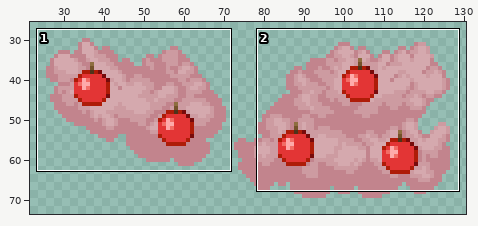
One commit to this sprite sheet: plants/trees/food/foliage/cherryMFM/branch3.png. Above, an overview of the earlier version with the close-up marked.
Close-up. Before:
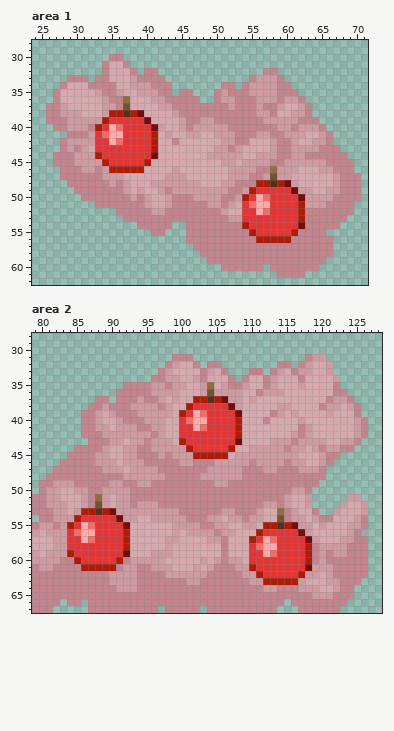
The file is 150x100 pixels. Shown: area 1: x 24..71, y 28..62; area 2: x 79..128, y 28..67. The wide view leaves out empty margins.
The same view after the edit:
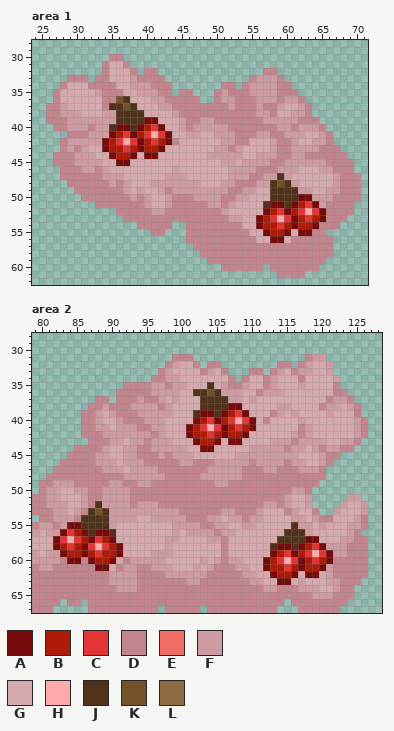
Palette (. is transparent): A #770b0b  B #ae1c08  C #e33535  D #c2848d  E #f26d66  F #cd9ba1  G #d5a9ae  H #feaaaa  J #50331a  K #74522a  L #8e6e40
What changed:
--- area 1
@@ x 24..71 @@
 34 ....DGGGDDDDGGFFFDDD.......DD.DFFFFDD...........
-35 ...DGGGGGFDDFGGFFFDD.DD...DFDDDFFFFDDD..........
-36 ...DGGGGGGFDDLGGGFFDDDDD..DFFDDDFFFDFFD.........
-37 ..DDFGGGGGFFDKGGGGFFDDDDDDDDFDDDFDDFGGFD........
-38 ..DDFFFGGGFBBJBAGGGGFDDDDDDDDDDDFFDGGFFD........
-39 ..DDDFFFFFBCCCCCAGGGGFDDFFDDDDDDDFFFFFDDD.......
-40 ...DDFFFDBCHECCCCAFGGFDFFFFFDDDDDDDFFDFFFD......
-41 .....DDDFCEHHCCCCBGFGGFFGGFFFDDDFFDDFFFGGFD.....
-42 ....DFFFFCCHECCCCBGGDGGGGGGFFDDGGGFDDFGGFFD.....
-43 ....DFDFGCCCCCCCCBGGGGGGGGFFDFGGGGFDDFFFFDDD....
-44 ...DDDFFFBCCCCCCCAGGGGGGGFFFFFGGFFFDDFFDDDDDD...
-45 ...DDDFFFFBCCCCCBGGGGGGGGGGFFGFFFFDDFFFFFFDDDD..
-46 ....DDDFFDFBBBBBGGGGFGGGGGGGFFFFDDLFFFGGGFFDDD..
-47 ....DDDDDDFFFGGGGGGFFFGGGGGGFFFDDFKFFGGGGGGFDDD.
-48 .....DDDDDDFDFGGGFFFFFFFGGGFFDDDBBJBAFGGGGGFDDD.
-49 ......DDDDDDDFGFGGFDFFFFFFFFDDFBCCCCCAFFGGFFDDD.
-50 .......DDDDDDDFDFGGFDDDFFFFDDFBCHECCCCAFFFFDDDD.
-51 .........DDDDDDDFGGFDDDDDFFDFGCEHHCCCCBFFFDDDD..
-52 ............DDDDDFFDDDDDDDDFGGCCHECCCCBDDDDDDD..
-53 .............DDDDDDDDDDDDDDDFFCCCCCCCCBDDDDDD...
-54 ...............DDDDD..DDDDDDDDBCCCCCCCADDDDD....
-55 .................DD...DDDDDDDDDBCCCCCBDDDD......
-56 ......................DDDDDDDDDDBBBBBDDDDDD.....
+35 ...DGGGGGFDDDGGFFFDD.DD...DFDDDFFFFDDD..........
+36 ...DGGGGGGDDKJGGGFFDDDDD..DFFDDDFFFDFFD.........
+37 ..DDFGGGGGDJJKJGGGFFDDDDDDDDFDDDFDDFGGFD........
+38 ..DDFFFGGGFFJJJJGGGGFDDDDDDDDDDDFFDGGFFD........
+39 ..DDDFFFFFFFJJJJAAGGGFDDFFDDDDDDDFFFFFDDD.......
+40 ...DDFFFDFFJAAJABCAGGFDFFFFFDDDDDDDFFDFFFD......
+41 .....DDDFFFABCABCHCAGGFFGGFFFDDDFFDDFFFGGFD.....
+42 ....DFFFFFABCHCABCBADGGGGGGFFDDGGGFDDFGGFFD.....
+43 ....DFDFGGABBCBABBAGGGGGGGFFDFGGGGFDDFFFFDDD....
+44 ...DDDFFFGGABBAGAAGGGGGGGFFFFFGGFFFDDFFDDDDDD...
+45 ...DDDFFFFGGAAGGGGGGGGGGGGGFFGFFFFDDFFFFFFDDDD..
+46 ....DDDFFDFGGGGGGGGGFGGGGGGGFFFFDDDFFFGGGFFDDD..
+47 ....DDDDDDFFFGGGGGGFFFGGGGGGFFFDDFFJFGGGGGGFDDD.
+48 .....DDDDDDFDFGGGFFFFFFFGGGFFDDDFFJKJFGGGGGFDDD.
+49 ......DDDDDDDFGFGGFDFFFFFFFFDDFFGGJJJJFFGGFFDDD.
+50 .......DDDDDDDFDFGGFDDDFFFFDDFFGGGJJJJAAFFFDDDD.
+51 .........DDDDDDDFGGFDDDDDFFDFGGGGJAAJABCAFDDDD..
+52 ............DDDDDFFDDDDDDDDFGGGGGABCABCHCADDDD..
+53 .............DDDDDDDDDDDDDDDFFGGABCHCABCBADDD...
+54 ...............DDDDD..DDDDDDDDGGABBCBABBADDD....
+55 .................DD...DDDDDDDDDGGABBAGAADD......
+56 ......................DDDDDDDDDDGGAAGDDDDDD.....
 57 .......................DDDDDDDDDDDDDDDDDDDD.....
--- area 2
@@ x 98..112 @@
 33 FGGGGDFGD...DD.
-34 FFGGFDGGGD.DGGD
-35 DFFGGFLGFDDFGGD
-36 FFGGGFKFFFFGGDF
-37 GFGGBBJBAFFGFGG
-38 FGGBCCCCCAFGGGG
-39 FGBCHECCCCAGGGG
-40 GGCEHHCCCCBGGGD
-41 GGCCHECCCCBGGGG
-42 GGCCCCCCCCBGGGG
-43 FGBCCCCCCCAGGGG
-44 FFFBCCCCCBGGFFF
-45 DFFFBBBBBGFFFFF
+34 FFGGGGGGGD.DGGD
+35 DFFGGGJGFDDFGGD
+36 FFGGJJKJFFFGGDF
+37 GFGGGJJJJFFGFGG
+38 FGGGGJJJJAAGGGG
+39 FGGGJAAJABCAGGG
+40 GGGGABCABCHCAGD
+41 GGGABCHCABCBAGG
+42 GGGABBCBABBAGGG
+43 FGGGABBAGAAGGGG
+44 FFFGGAAGGGGGFFF
+45 DFFFGGGGGGFFFFF
 46 DDFFDDDFFFFFDFF
@@ x 79..128 @@
 50 .DFFGGFFDDFFFFDDDDDDDDDDDDDDDDDDDDDDDFFD..........
-51 DDFFGGGFDLFGFFDDDDDDDDDDDDDDDDDDDDDDFGGF.....FF...
-52 DDFFFGGFDKFGFFDFFFDDDDDDDDDDDDDDDFFDFGGF....FGGF..
-53 DDDFFGFBBJBAFFFFFFFFFDDDDDDFFDDDFGGLDFGGD..FGGGF..
-54 .DDFFFBCCCCCAFFGGFFFFFDDDFFGFFDFFGGKDFFGFDDGGGFD..
-55 DFFDFBCHECCCCAGGGGGGFFFFDDFFGGFFGBBJBAFFGFGGGFFD..
-56 FGFFFCEHHCCCCBGGGGGGFGFFFFDFFGGGBCCCCCAFGGGGGFD...
-57 GGGFFCCHECCCCBGGGGGFFGGGGFFDGGGBCHECCCCAFGGGFFDD..
-58 GGGFFCCCCCCCCBGGGGGFGGGGGGGDGGGCEHHCCCCBDFFFFDDD..
-59 FGFFFBCCCCCCCAGGGFFFGGGGGGGDGGGCCHECCCCBDFDFFDDD..
-60 FFFFDDBCCCCCBDFFFFFGGGGGFGFDFFGCCCCCCCCBDFDDDDDD..
-61 DFFDDDDBBBBBDFFDDFFFGGGFGFDDDFFBCCCCCCCAFFFDDDDD..
-62 DDDDDDDDDDDFFFFDDDDFFFFFFDDDDDFFBCCCCCBFFGFDDDDD..
-63 DDDDDDDDDDDFFFFDDDDDDDFFDDDDDDDFFBBBBBFGGGFFDDD...
+51 DDFFGGGFDDFFFFDDDDDDDDDDDDDDDDDDDDDDFGGF.....FF...
+52 DDFFFGGFDJFFFFDFFFDDDDDDDDDDDDDDDFFDFGGF....FGGF..
+53 DDDFFGFDJKJFFFFFFFFFFDDDDDDFFDDDFGGGDFGGD..FGGGF..
+54 .DDFFFDJJJJFFFFGGFFFFFDDDFFGFFDFFGGGGFFGFDDGGGFD..
+55 DFFDFAAJJJJFGGGGGGGGFFFFDDFFGGFFGGGGGJFFGFGGGFFD..
+56 FGFFACBAJAAJGGGGGGGGFGFFFFDFFGGGGGGGJJJFGGGGGFD...
+57 GGGACHCBACBAGGGGGGGFFGGGGFFDGGGGGGGJJJJAAGGGFFDD..
+58 GGGABCBACHCBAGGGGGGFGGGGGGGDGGGGGGJAAJABCAFFFDDD..
+59 FGFFABBABCBBAGGGGFFFGGGGGGGDGGGGGGABCABCHCAFFDDD..
+60 FFFFDAADABBAGDFFFFFGGGGGFGFDFFGGGABCHCABCBADDDDD..
+61 DFFDDDDDDAAGDFFDDFFFGGGFGFDDDFFGGABBCBABBAFDDDDD..
+62 DDDDDDDDDDDFFFFDDDDFFFFFFDDDDDFFGGABBAGAAGFDDDDD..
+63 DDDDDDDDDDDFFFFDDDDDDDFFDDDDDDDFFGGAAGFGGGFFDDD...
 64 DDDDDDDDDDDDFFFDDDDDDDDDDDDDDDDDDFFDDDFFFGGFDD....
Pixel boxes of the changes (left, top, right, bottom) in both close-ups:
changed: (95, 89, 172, 173)
changed: (242, 166, 326, 243)
changed: (179, 375, 256, 459)
changed: (53, 494, 130, 571)
changed: (249, 508, 333, 585)
